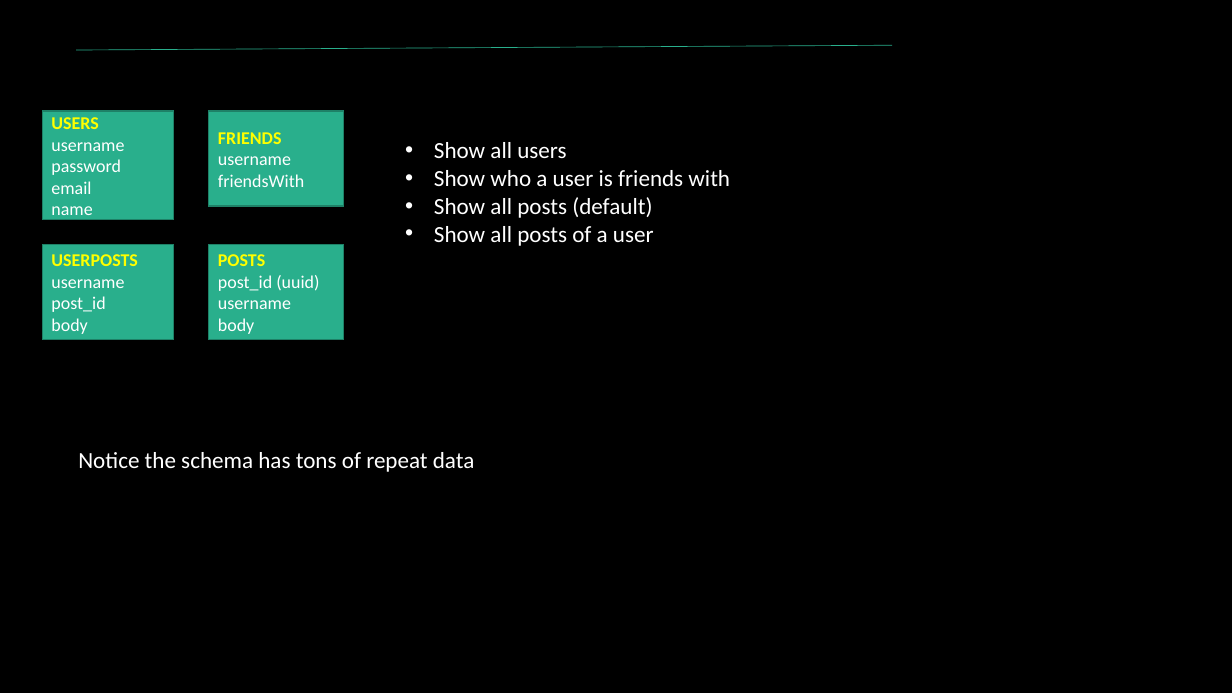
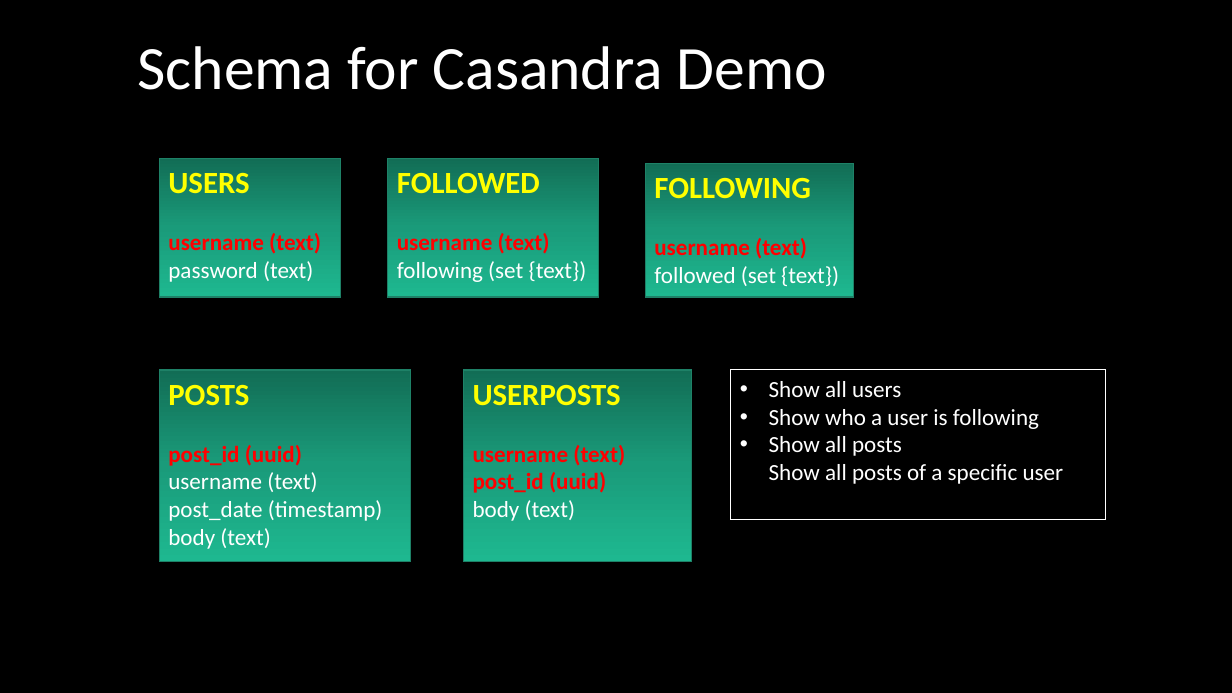
Before and after one commit to davidjeet/NoSQL-Whirlwind, a slide deck: slide 37 of NoSQLWhirlwind supprting images.pptx (slide 36 before the commit). Drawn at 1232x693 pixels with LibreOffice and Linux fonts; fonts in the diff are those of the drawing. Boxes give left, top, right and bottom in pixels: in the first picture for what was removed or moved away, otherwise in the second. Text is boxed around its words. In the diff, an @@ line names an element or a change of style, - is before the commit and + after.

```diff
--- a/NoSQLWhirlwind supprting images.pptx
+++ b/NoSQLWhirlwind supprting images.pptx
@@ line removed from (76, 50) to (893, 45) @@
@@ text added at box(138, 46, 827, 90), 48 pt, text #FFFFFF @@
+Schema for Casandra Demo
@@ rectangle "USERS username (text) password (text)": place and size @@
-rectangle "USERS username (text) password (text)" at box(43, 111, 174, 219)
+rectangle "USERS username (text) password (text)" at box(159, 158, 340, 297)
@@ text in rectangle at box(168, 173, 321, 282): text changed; size 14 to 18 pt; text colour #FFFFFF to #FF0000; bold on @@
-USERS
-username
-password
-email
-name
+USERS
+username (text)
+password (text)
@@ rectangle "FOLLOWED username (text) following (set ...": place and size @@
-rectangle "FOLLOWED username (text) following (set ..." at box(209, 111, 344, 206)
+rectangle "FOLLOWED username (text) following (set ..." at box(388, 158, 599, 297)
@@ text in rectangle at box(397, 173, 587, 282): text changed; size 14 to 18 pt; bold on @@
-FRIENDS
-username
-friendsWith
+FOLLOWED
+username (text)
+following (set {text})
@@ rectangle added at box(645, 164, 853, 298), fill gradient #126E56 to #1A9C7A to #1FB991, outline #1E8168 1 pt, 18 pt, text #FFFFFF, bold @@
+FOLLOWING
+username (text)
+followed (set {text})
@@ vertical alignment middle to top; fill #29AF8C to gradient #126E56 to #1A9C7A to #1FB991 in 4 elements at box(464, 370, 692, 561), box(159, 158, 340, 297), box(388, 158, 599, 297), box(159, 370, 410, 561) @@
@@ rectangle "POSTS post_id (uuid) username (text)": place and size @@
-rectangle "POSTS post_id (uuid) username (text)" at box(209, 245, 344, 340)
+rectangle "POSTS post_id (uuid) username (text)" at box(159, 370, 410, 561)
@@ text in rectangle at box(168, 385, 383, 549): text changed; size 14 to 18 pt @@
-POSTS
-post_id (uuid)
-username
-body
+POSTS
+post_id (uuid)
+username (text)
+post_date (timestamp)
+body (text)
@@ rectangle "USERPOSTS username (text) post_id (uuid) ...": place and size @@
-rectangle "USERPOSTS username (text) post_id (uuid) ..." at box(43, 245, 174, 340)
+rectangle "USERPOSTS username (text) post_id (uuid) ..." at box(464, 370, 692, 561)
@@ text in rectangle at box(473, 385, 625, 521): text changed; size 14 to 18 pt; text colour #FFFFFF to #FF0000; bold on @@
-USERPOSTS
-username
-post_id
-body
+USERPOSTS
+username (text)
+post_id (uuid)
+body (text)
@@ rectangle "Show all users": place and size @@
-rectangle "Show all users" at box(434, 142, 730, 246)
+rectangle "Show all users" at box(731, 370, 1105, 519)
@@ rectangle "Show all users" at box(731, 370, 1105, 519): outline none to #FFFFFF 0.75 pt @@
@@ text in rectangle at box(769, 409, 1064, 484): text changed @@
-• Show who a user is friends with
-• Show all posts (default)
-• Show all posts of a user
+• Show who a user is following
+• Show all posts
+  Show all posts of a specific user
@@ text removed at box(78, 452, 474, 472) @@
-Notice the schema has tons of repeat data
```
Also in this commit, not shown: 6 slides added, 4 slides removed, 40 other files.
